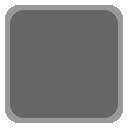
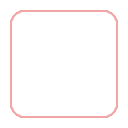
Revision of a layered w=128, h=128 image; what changed, layer by layer:
added layer "Camada 3" above "Camada 2" over (10, 10, 118, 118)
hid "Camada 2" over (10, 10, 118, 118)
hid "Camada 1" over (5, 5, 123, 123)
